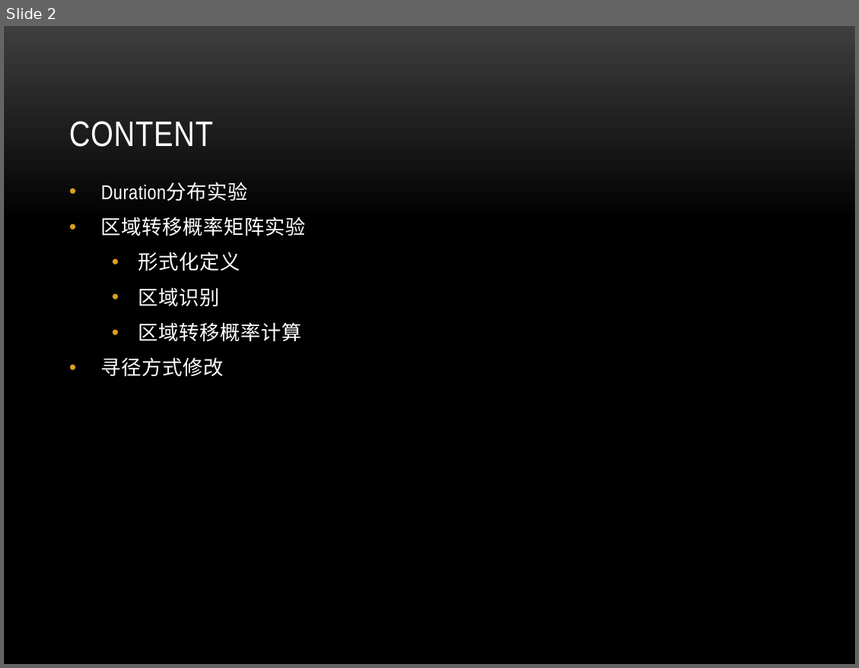
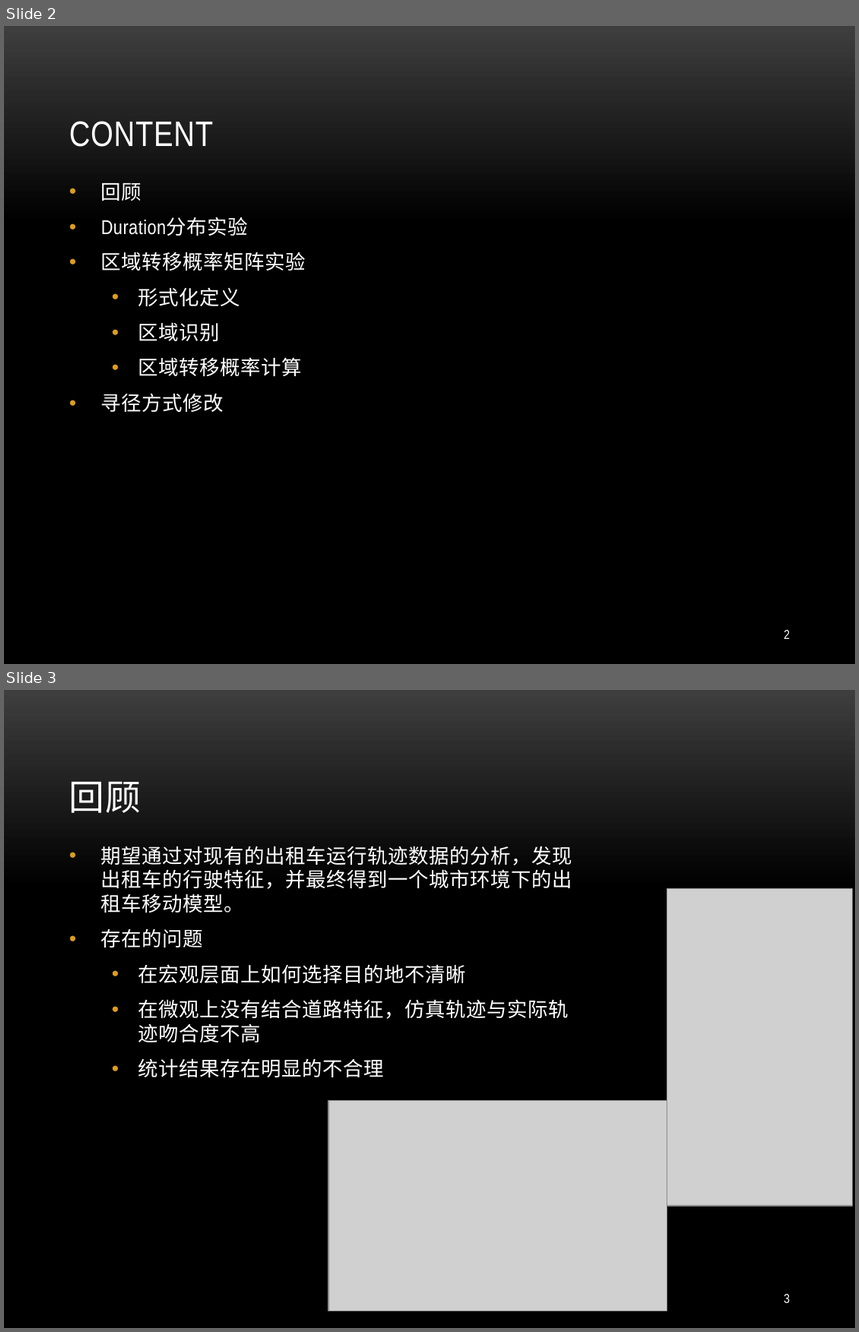
Before and after one commit to wsgan001/Paper_movement_model, a slide deck: START修改部分.pptx. Shown one above the other, each under a label of ours: slide 2 before the commit, slides 2 and 3 after it. The pictures are 859x668 and 859x1332 pixels, drawn with LibreOffice and Linux fonts; fonts in the diff are those of the drawing; grey boxes stand for pictures; background and template pictures are left out. Boxes give left, top, right and bottom in pixels: in the first picture for what was removed or moved away, otherwise in the second. Text is boxed around its words. In the diff, an @@ line names an element or a change of style, - is before the commit and + after.

```diff
--- a/START修改部分.pptx
+++ b/START修改部分.pptx
@@ slide 3 added at bbox=[4, 690, 855, 1328], background picture (left out) @@
@@ title added at bbox=[69, 781, 141, 813], 30 pt, text #FFFFFF @@
+回顾
@@ text added at bbox=[101, 846, 572, 1078], 17 pt, text #FFFFFF @@
+• 期望通过对现有的出租车运行轨迹数据的分析，发现出租车的行驶特征，并最终得到一个城市环境下的出租车移动模型。
+• 存在的问题
+  • 在宏观层面上如何选择目的地不清晰
+  • 在微观上没有结合道路特征，仿真轨迹与实际轨迹吻合度不高
+  • 统计结果存在明显的不合理
@@ picture added at bbox=[667, 889, 853, 1207] @@
@@ picture added at bbox=[329, 1100, 667, 1312] @@
@@ page number added at bbox=[784, 1294, 790, 1303], 11 pt, text #FFFFFF @@
+3
@@ slide 2 changed as well @@
@@ text at bbox=[101, 183, 142, 201]: paragraph added @@
+• 回顾
@@ page number added at bbox=[784, 630, 790, 639], 11 pt, text #FFFFFF @@
+2
```
Also in this commit, not shown: 6 other slides changed, 2 slides removed.
